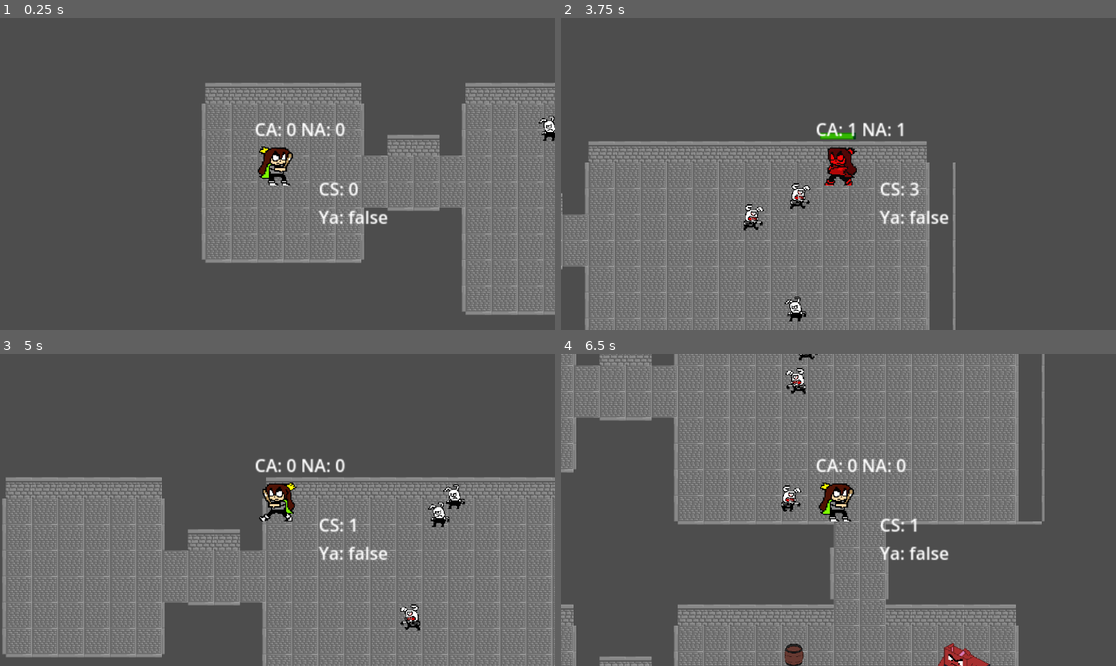
Above: before the commit, frames 1-4 (two rows, left to right).
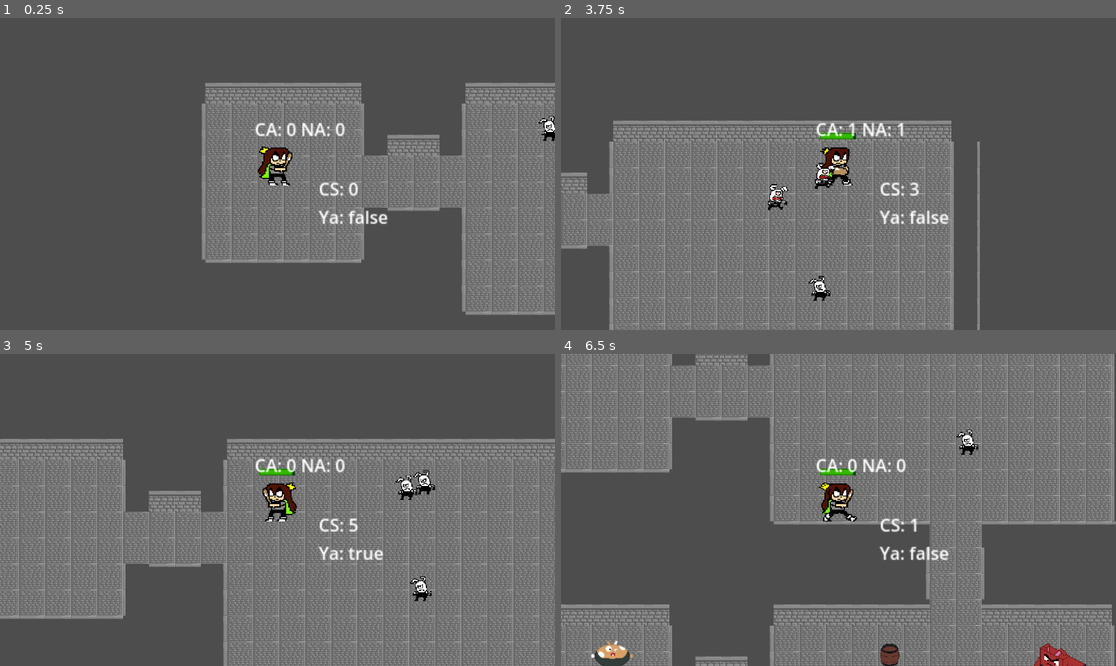
Above: after the commit, the same moments.

Repository: Megameca04/Proyecto_Cuki
Game: Godot game, scene res://Pruebas.tscn
The game is run twice, just before and just after one commit, with the same random seed, the same clock (stepped at 60 frames per second) and the same inputs.
Inputs:
- Up to frame 1 (0.25 s): no input
- Up to frame 2 (3.75 s): tap Enter at 0.5 s; hold Right (ui_right) 0.53-1.28 s; tap X (Dash) at 0.6, 1.55, 2.1, 2.85 s; hold Down (ui_down) 1.28-2.03 s; tap Z (Atacar) at 1.35, 3.6 s; hold Right (ui_right) 2.03-2.78 s; hold Up (ui_up) 2.78-3.53 s; hold Left (ui_left) from 3.53 s (still down)
- Up to frame 3 (5 s): keep holding Left (ui_left); tap X (Dash) at 3.8, 4.35 s
- Up to frame 4 (6.5 s): release Left (ui_left) at 5.03 s; hold Down (ui_down) 5.03-5.78 s; tap X (Dash) at 5.1, 6.05 s; hold Right (ui_right) from 5.78 s (still down); tap Z (Atacar) at 5.85 s

The runs differ from the first frame. In frame 1, less than 0.1% of the frame differs, in the area x 47-53%, y 41-54%; in frame 2, 20%; in frame 3, 31%; in frame 4, 39%, in the area x 0-100%, y 0-100%.

Commit message:
Bugs de cambio entre animaciones presente

Diff:
--- a/Cuki-Clash of the Kuins/Entidades/Cuki.tscn
+++ b/Cuki-Clash of the Kuins/Entidades/Cuki.tscn
@@ -343,6 +343,95 @@
 "values": [false]
 }
 
+[sub_resource type="Animation" id="Animation_fmjm6"]
+resource_name = "Hurt"
+length = 0.5
+step = 0.05
+tracks/0/type = "value"
+tracks/0/imported = false
+tracks/0/enabled = true
+tracks/0/path = NodePath("Sprite2D:frame")
+tracks/0/interp = 1
+tracks/0/loop_wrap = true
+tracks/0/keys = {
+"times": PackedFloat32Array(0),
+"transitions": PackedFloat32Array(1),
+"update": 0,
+"values": [1]
+}
+tracks/1/type = "value"
+tracks/1/imported = false
+tracks/1/enabled = true
+tracks/1/path = NodePath("Sprite2D/Bat_zone/CollisionShape2D:disabled")
+tracks/1/interp = 1
+tracks/1/loop_wrap = true
+tracks/1/keys = {
+"times": PackedFloat32Array(0),
+"transitions": PackedFloat32Array(1),
+"update": 1,
+"values": [true]
+}
+tracks/2/type = "value"
+tracks/2/imported = false
+tracks/2/enabled = true
+tracks/2/path = NodePath("Sprite2D/Bat_zone/Sprite2D:frame")
+tracks/2/interp = 1
+tracks/2/loop_wrap = true
+tracks/2/keys = {
+"times": PackedFloat32Array(0),
+"transitions": PackedFloat32Array(1),
+"update": 1,
+"values": [0]
+}
+tracks/3/type = "value"
+tracks/3/imported = false
+tracks/3/enabled = true
+tracks/3/path = NodePath("Sprite2D/Bat_zone/Sprite2D:visible")
+tracks/3/interp = 1
+tracks/3/loop_wrap = true
+tracks/3/keys = {
+"times": PackedFloat32Array(0),
+"transitions": PackedFloat32Array(1),
+"update": 1,
+"values": [false]
+}
+tracks/4/type = "value"
+tracks/4/imported = false
+tracks/4/enabled = true
+tracks/4/path = NodePath("Sprite2D:scale")
+tracks/4/interp = 2
+tracks/4/loop_wrap = true
+tracks/4/keys = {
+"times": PackedFloat32Array(0, 0.2, 0.5),
+"transitions": PackedFloat32Array(1, 1, 1),
+"update": 0,
+"values": [Vector2(1, 1), Vector2(0.5, 1), Vector2(1, 1)]
+}
+tracks/5/type = "value"
+tracks/5/imported = false
+tracks/5/enabled = true
+tracks/5/path = NodePath("Sprite2D:modulate")
+tracks/5/interp = 2
+tracks/5/loop_wrap = true
+tracks/5/keys = {
+"times": PackedFloat32Array(0, 0.2, 0.5),
+"transitions": PackedFloat32Array(1, 1, 1),
+"update": 0,
+"values": [Color(1, 1, 1, 1), Color(1, 0, 0, 1), Color(1, 1, 1, 1)]
+}
+tracks/6/type = "value"
+tracks/6/imported = false
+tracks/6/enabled = true
+tracks/6/path = NodePath("Sprite2D:self_modulate")
+tracks/6/interp = 2
+tracks/6/loop_wrap = true
+tracks/6/keys = {
+"times": PackedFloat32Array(0, 0.2, 0.5),
+"transitions": PackedFloat32Array(1, 1, 1),
+"update": 0,
+"values": [Color(1, 1, 1, 1), Color(1, 1, 1, 0.501961), Color(1, 1, 1, 1)]
+}
+
 [sub_resource type="Animation" id="Animation_k831l"]
 resource_name = "Recover"
 length = 0.4
@@ -468,28 +557,10 @@
 "Hit_2": SubResource("Animation_5xmtp"),
 "Hit_3": SubResource("Animation_r5n7f"),
 "Hit_4": SubResource("Animation_3ljx1"),
+"Hurt": SubResource("Animation_fmjm6"),
 "Recover": SubResource("Animation_k831l"),
 "Stay": SubResource("5"),
 "Walking": SubResource("6")
-}
-
-[sub_resource type="Animation" id="7"]
-tracks/0/type = "value"
-tracks/0/imported = false
-tracks/0/enabled = true
-tracks/0/path = NodePath("Sprite2D:modulate")
-tracks/0/interp = 1
-tracks/0/loop_wrap = true
-tracks/0/keys = {
-"times": PackedFloat32Array(0.1, 0.5, 1),
-"transitions": PackedFloat32Array(1, 1, 1),
-"update": 0,
-"values": [Color(1, 0, 0, 1), Color(1, 0, 0, 0.247059), Color(1, 1, 1, 1)]
-}
-
-[sub_resource type="AnimationLibrary" id="AnimationLibrary_c7oga"]
-_data = {
-"Hurt": SubResource("7")
 }
 
 [sub_resource type="StyleBoxFlat" id="StyleBoxFlat_al1jy"]
@@ -523,11 +594,10 @@
 [node name="Sprite2D" type="Sprite2D" parent="."]
 texture_filter = 1
 position = Vector2(0, -7.33333)
-rotation = 6.28319
 texture = ExtResource("2")
 hframes = 3
 vframes = 5
-frame = 2
+frame = 1
 
 [node name="Bat_zone" type="Area2D" parent="Sprite2D" groups=["C_attack"]]
 position = Vector2(-1.90735e-06, 7.33333)
@@ -543,7 +613,6 @@
 position = Vector2(23.3333, -3.33333)
 texture = ExtResource("3")
 hframes = 3
-frame = 2
 
 [node name="Hitbox" type="Area2D" parent="."]
 collision_mask = 2
@@ -559,21 +628,8 @@
 "": SubResource("AnimationLibrary_y1pv4")
 }
 
-[node name="Visual_anim" type="AnimationPlayer" parent="."]
-libraries = {
-"": SubResource("AnimationLibrary_c7oga")
-}
-
 [node name="Salud" parent="." instance=ExtResource("5")]
 max_amount = 20
-
-[node name="Knockback_timer" type="Timer" parent="."]
-wait_time = 0.2
-one_shot = true
-
-[node name="Dash_timer" type="Timer" parent="."]
-wait_time = 0.5
-one_shot = true
 
 [node name="Health_bar" parent="." instance=ExtResource("4")]
 visible = false
@@ -581,9 +637,7 @@
 offset_top = -38.3333
 offset_right = 15.5
 offset_bottom = -32.3333
-theme = SubResource("Theme_ch5yt")
-
-[node name="Hide_timer" type="Timer" parent="."]
+theme = SubResource("Theme_dot0d")
 
 [node name="Label" type="Label" parent="."]
 offset_left = -20.6667
@@ -600,5 +654,3 @@
 [connection signal="area_entered" from="Hitbox" to="." method="_on_hitbox_area_entered"]
 [connection signal="body_entered" from="Hitbox" to="." method="_on_Hitbox_body_entered"]
 [connection signal="animation_finished" from="Anim_Sprite" to="." method="_on_Anim_Sprite_animation_finished"]
-[connection signal="timeout" from="Knockback_timer" to="." method="_on_knockback_timer_timeout"]
-[connection signal="timeout" from="Hide_timer" to="." method="_on_Hide_Timer_timeout"]
--- a/Cuki-Clash of the Kuins/Scripts/Cuki.gd
+++ b/Cuki-Clash of the Kuins/Scripts/Cuki.gd
@@ -18,7 +18,6 @@
 
 @onready var health = $Salud
 @onready var health_bar = $Health_bar
-@onready var hide_timer = $Hide_timer
 
 func _ready():
 	health.connect("changed",Callable(health_bar,"set_value"))
@@ -64,10 +63,12 @@
 func animations():
 	match current_state:
 		STATES.idle:
+			knockback = Vector2.ZERO
 			$Anim_Sprite.play("Stay")
 			if movement != Vector2.ZERO and current_state != STATES.dashing:
 				current_state = STATES.walk
 		STATES.walk:
+			knockback = Vector2.ZERO
 			$Anim_Sprite.play("Walking")
 			if direction.x >= 1:
 				$Sprite2D.scale.x = 1
@@ -78,6 +79,7 @@
 			if movement == Vector2.ZERO and current_state != STATES.dashing:
 				current_state = STATES.idle
 		STATES.dashing:
+			knockback = Vector2.ZERO
 			$Anim_Sprite.play("Dash")
 			if direction.x >= 1:
 				$Sprite2D.scale.x = 1
@@ -87,7 +89,16 @@
 				$CollisionShape2D.scale.x = -1
 			if movement == Vector2.ZERO and current_state != STATES.dashing:
 				current_state = STATES.idle
+		STATES.hurt:
+			$Anim_Sprite.play("Hurt")
+			if direction.x >= 1:
+				$Sprite2D.scale.x = 1
+				$CollisionShape2D.scale.x = 1
+			elif direction.x <= -1:
+				$Sprite2D.scale.x = -1
+				$CollisionShape2D.scale.x = -1
 		STATES.attacking:
+			knockback = Vector2.ZERO
 			current_attack = next_attack
 			match current_attack:
 				ATTACKS.hit1:
@@ -132,15 +143,11 @@
 			current_state = STATES.dashing
 			$Hitbox/CollisionShape2D.disabled = true
 			set_collision_mask_value(2,false)
-			$Dash_timer.start()
 
 func attackedBySomething(knockbackForce, healthLost, something):
 	current_state = STATES.hurt
 	knockback -= knockbackForce*Vector2(cos(get_angle_to(something.position)),sin(get_angle_to(something.position)))
-	$Knockback_timer.start()
 	$Health_bar.show()
-	$Hide_timer.start()
-	$Visual_anim.play("Hurt")
 	health.current -= healthLost
 
 func keep_combo():
@@ -184,16 +191,12 @@
 			gs.add_to_group("Cuki_ground_slam")
 			gs.global_position = self.global_position
 			call_deferred("add_sibling",gs)
-
-func _on_Hide_Timer_timeout():
-	$Health_bar.hide()
-
-func _on_knockback_timer_timeout():
-	if direction == Vector2.ZERO:
-		current_state = STATES.idle
-	else:
-		current_state = STATES.walk
-	knockback = Vector2.ZERO
+		"Hurt":
+			if direction == Vector2.ZERO:
+				current_state = STATES.idle
+			else:
+				current_state = STATES.walk
+			$Health_bar.hide()
 
 func _on_hitbox_area_entered(area):
 	if area.is_in_group("expl_attack") and !area.is_in_group("Cuki_ground_slam"):
Not shown: 2 places in Cuki-Clash of the Kuins/Entidades/Cuki.tscn that only renumber resources
Not shown: 2 places in Cuki-Clash of the Kuins/Entidades/Rabion.tscn that only renumber resources
